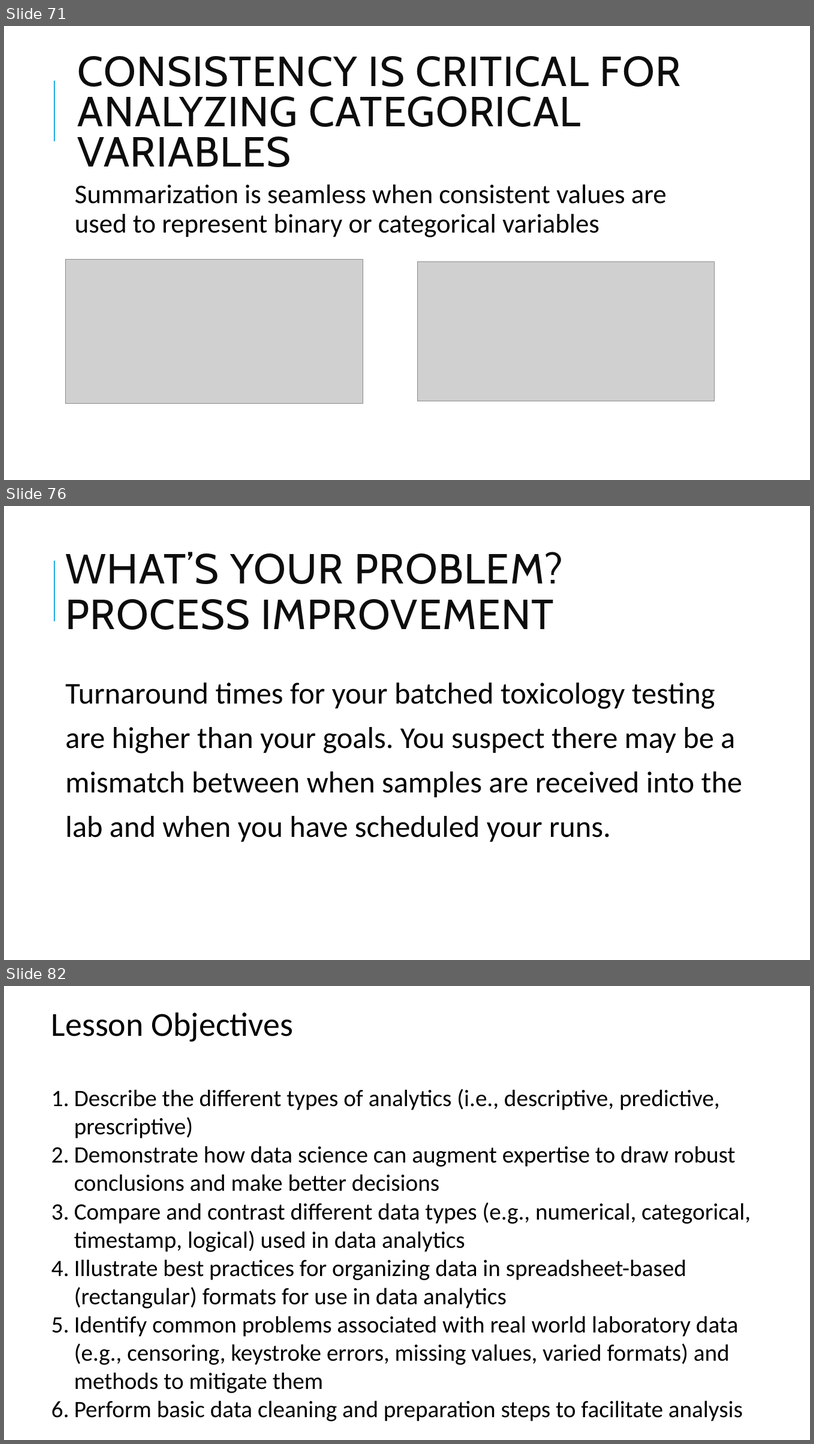
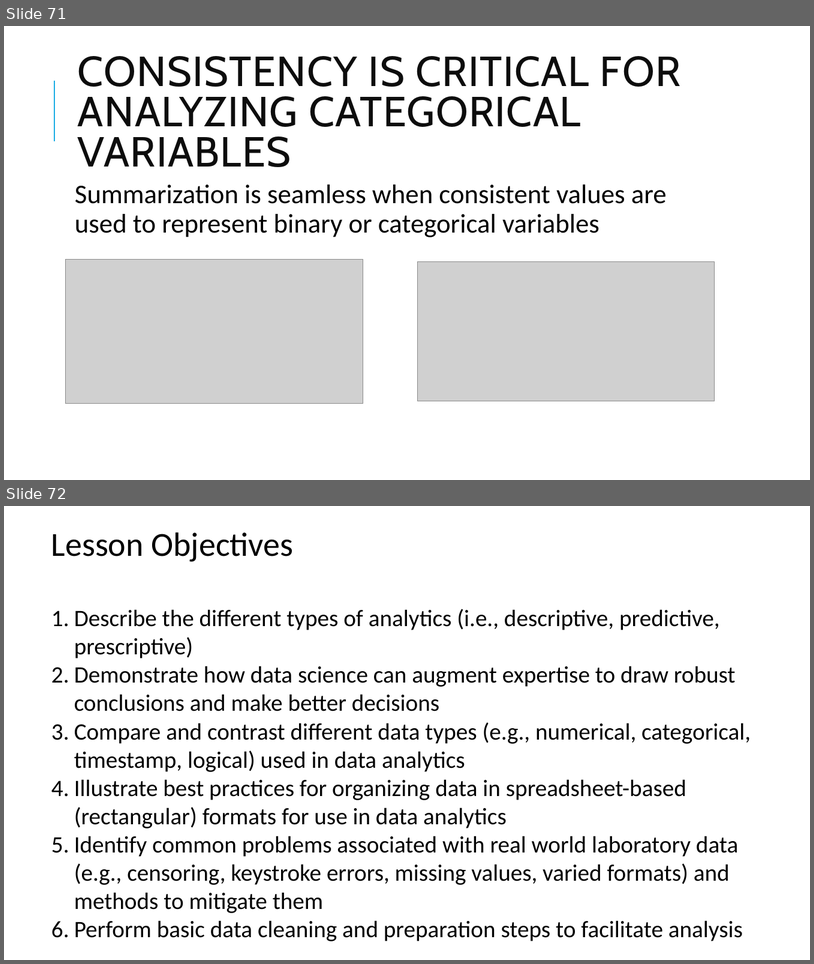
Before and after one commit to pcmathias/MSACL-data-literacy, a slide deck: updates_2026/presentations/Module 1 Slides.pptx. Shown one above the other, each under a label of ours: slides 71, 76 and 82 before the commit, slides 71 and 72 after it; the slides between them are not shown. The pictures are 814x1444 and 814x964 pixels, drawn with LibreOffice and Linux fonts; fonts in the diff are those of the drawing; grey boxes stand for pictures; background and template pictures are left out. Boxes give left, top, right and bottom in pixels: in the first picture for what was removed or moved away, otherwise in the second. Text is boxed around its words. In the diff, an @@ line names an element or a change of style, - is before the commit and + after.

```diff
--- a/updates_2026/presentations/Module 1 Slides.pptx
+++ b/updates_2026/presentations/Module 1 Slides.pptx
@@ slide 76 removed at (x1=4, y1=506, x2=810, y2=960), background #FFFFFF; not listed: 1 template element that a slide beside it also shows @@
@@ title removed at (x1=65, y1=552, x2=563, y2=630) @@
-WHAT’S YOUR PROBLEM? PROCESS IMPROVEMENT
@@ text removed at (x1=65, y1=682, x2=743, y2=841) @@
-Turnaround times for your batched toxicology testing are higher than your goals. You suspect there may be a mismatch between when samples are received into the lab and when you have scheduled your runs.
@@ what was slide 82 is now slide 72 @@
```
Also in this commit, not shown: 9 other slides removed.
